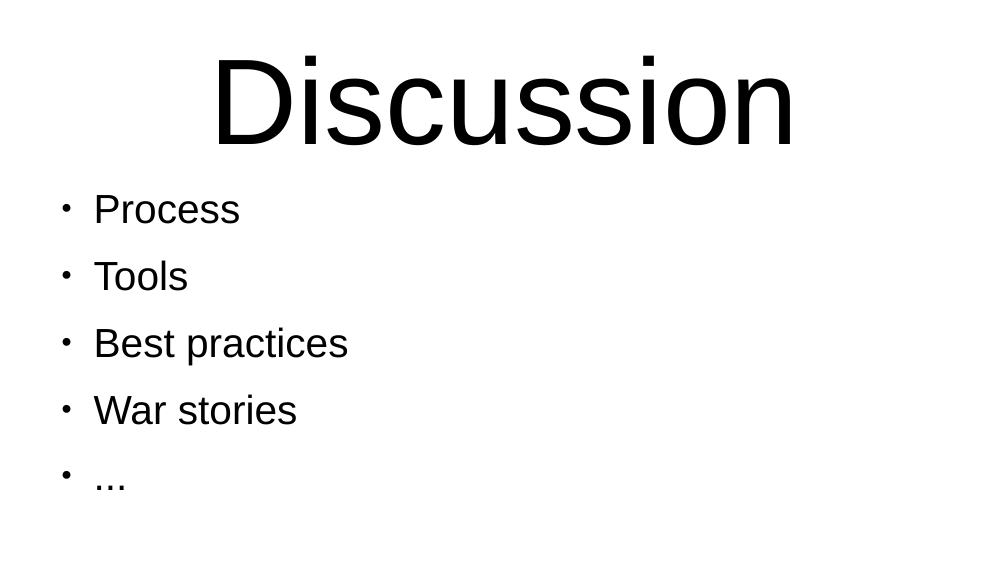
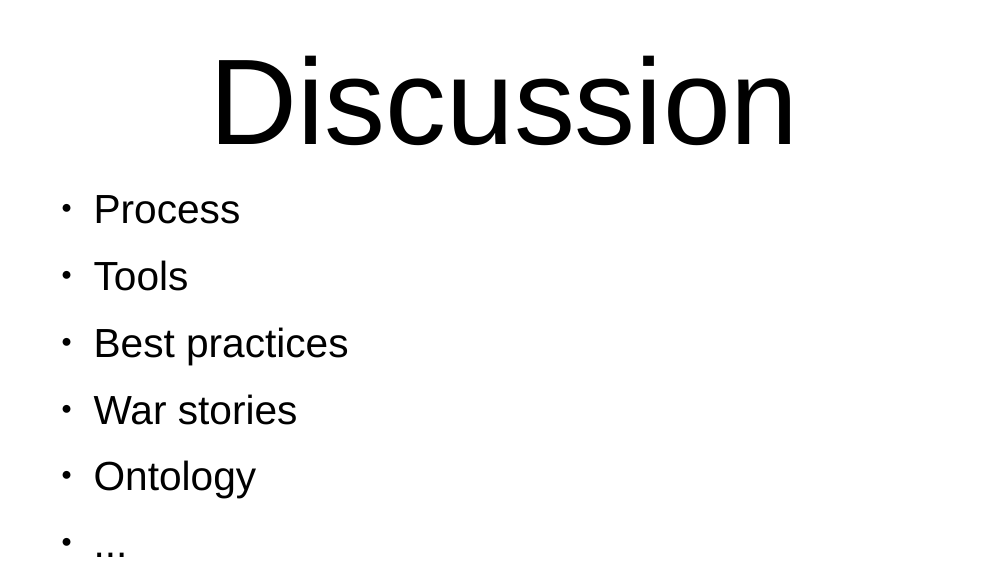
Before and after one commit to tebeka/talks, a slide deck: slide 45 of data-management/data-management.odp (slide 42 before the commit). Drawn at 1008x567 pixels with LibreOffice and Linux fonts; fonts in the diff are those of the drawing. Boxes give left, top, right and bottom in pixels: in the first picture for what was removed or moved away, otherwise in the second. Text is boxed around its words. In the diff, an @@ line names an element or a change of style, - is before the commit and + after.

```diff
--- a/data-management/data-management.odp
+++ b/data-management/data-management.odp
@@ text at [94, 460, 257, 498]: paragraph added @@
+● Ontology
```
Also in this commit, not shown: 4 other slides changed, 5 slides added, 1 slide removed.
